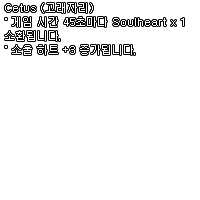
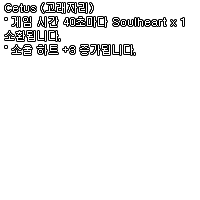
Comparing the layer stacks of the two 200x200 images. Changes:
renamed "Cetus (고래자리) ˚ 게임 시간 45초마다 Soulheart x 1 소환됩니다. ˚ 소울 하트 +3 증가됩니" to "Cetus (고래자리) ˚ 게임 시간 40초마다 Soulheart x 1 소환됩니다. ˚ 소울 하트 +3 증가됩니", painted on it over [69, 17, 76, 24]
